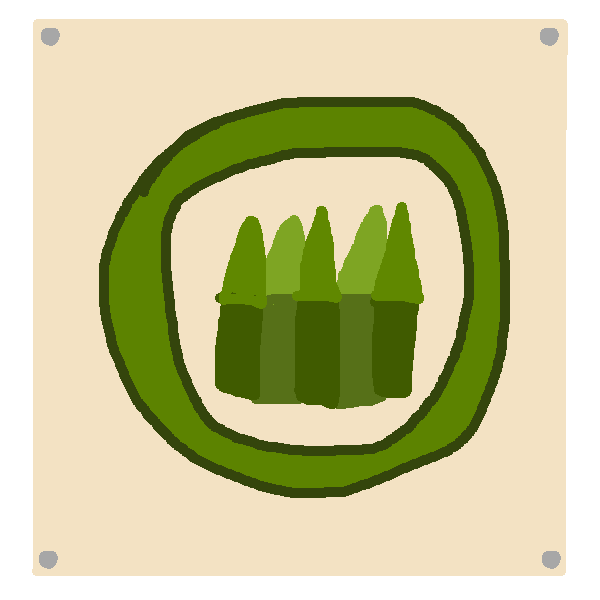
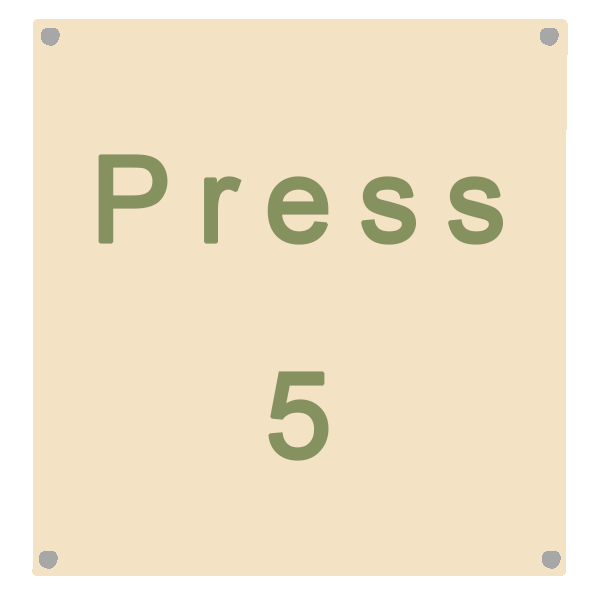
Revision of a layered 600x600 image; what changed, layer by layer:
added group "Group 7" with 1 layers in group "GiligiPoster" over [98, 154, 504, 461]
added layer "Press 5" in group "Group 7" over [98, 154, 504, 461]
hid group "Group 4" (3 layers) over [99, 97, 510, 498]
